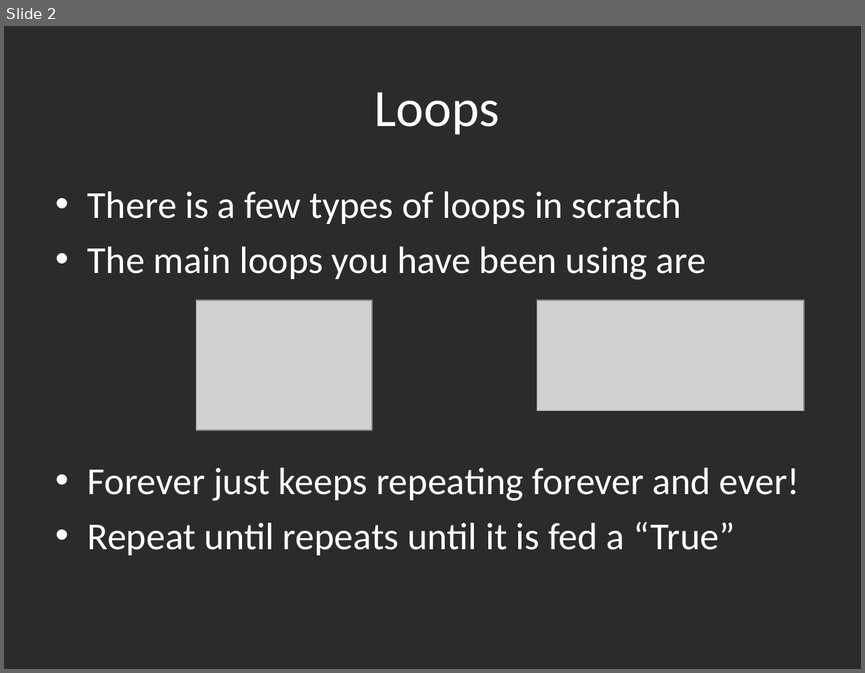
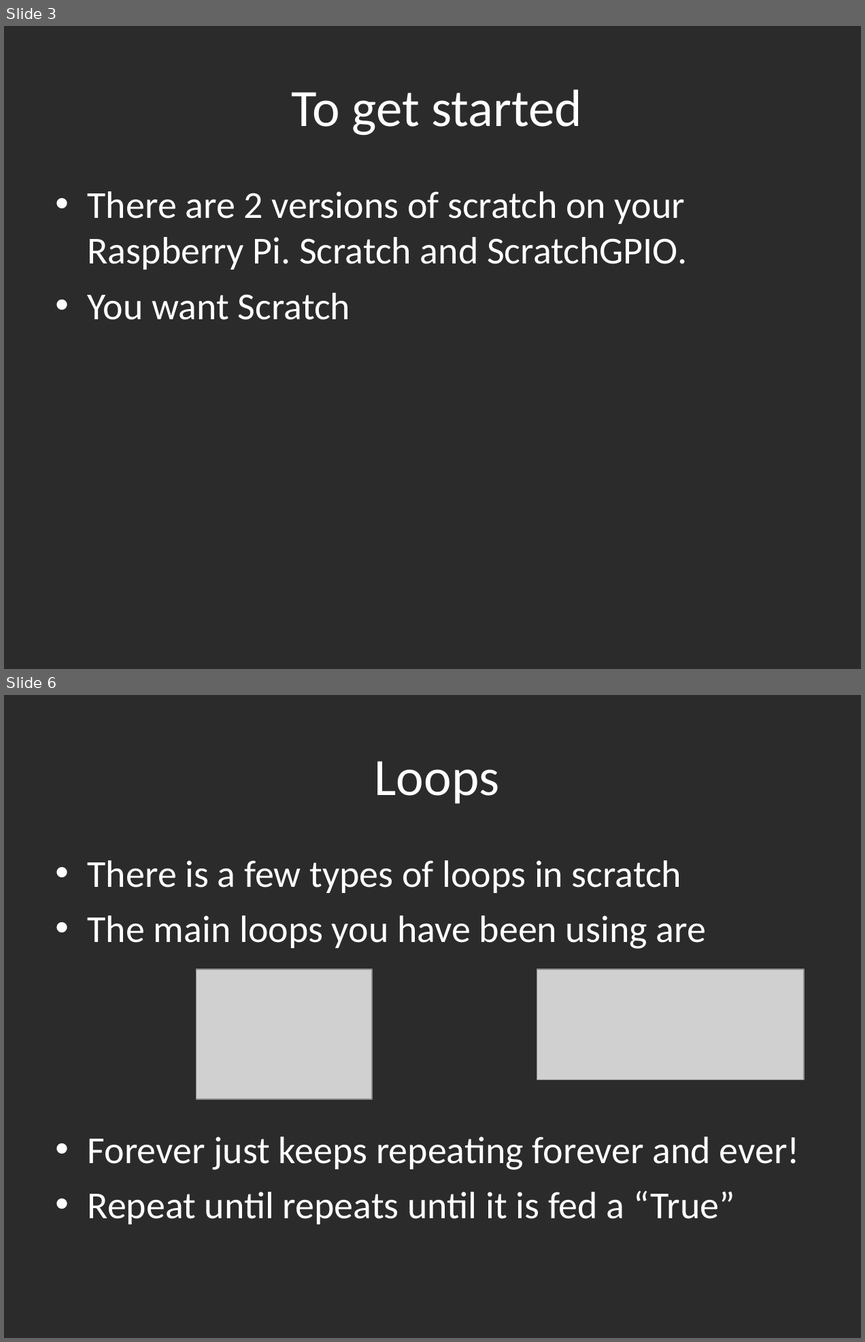
Before and after one commit to gbaman/RaspberryPi-Teaching-Materials, a slide deck: Powerpoints/Scratch1.ppt. Shown one above the other, each under a label of ours: slide 2 before the commit, slides 3 and 6 after it; the slides between them are not shown. The pictures are 865x673 and 865x1342 pixels, drawn with LibreOffice and Linux fonts; fonts in the diff are those of the drawing; grey boxes stand for pictures; background and template pictures are left out; a plain dark background stands for a picture behind light text. Boxes give left, top, right and bottom in pixels: in the first picture for what was removed or moved away, otherwise in the second. Text is boxed around its words. In the diff, an @@ line names an element or a change of style, - is before the commit and + after.

```diff
--- a/Powerpoints/Scratch1.ppt
+++ b/Powerpoints/Scratch1.ppt
@@ slide 3 added at [4, 26, 861, 669], background picture (left out) @@
@@ title added at [292, 89, 581, 135], 44 pt, text #FFFFFF @@
+To get started
@@ text added at [88, 191, 687, 320], 32 pt, text #FFFFFF @@
+• There are 2 versions of scratch on your Raspberry Pi. Scratch and ScratchGPIO.
+• You want Scratch
@@ what was slide 2 is now slide 6 @@
```
Also in this commit, not shown: 1 slide changed, 3 other slides added, 1 other file.
